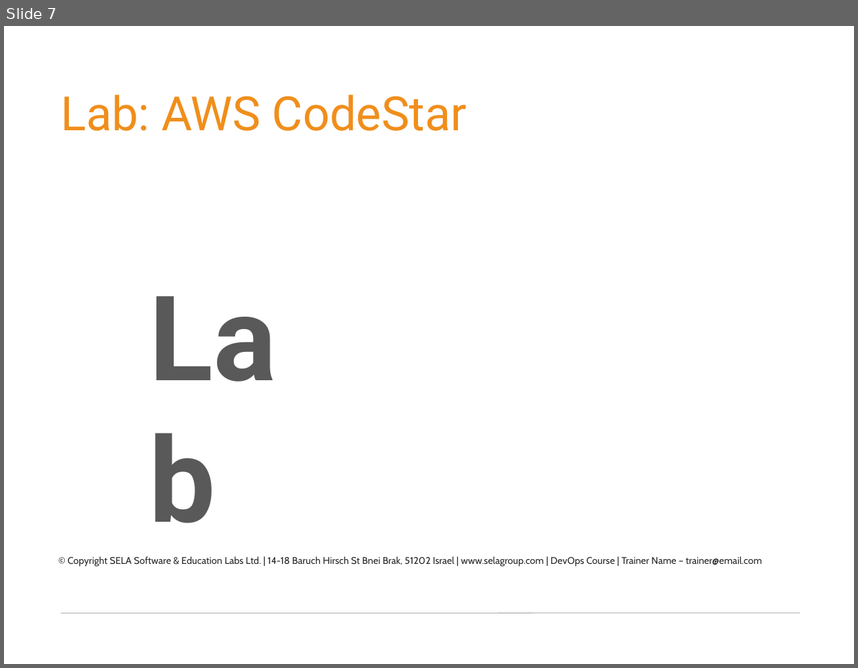
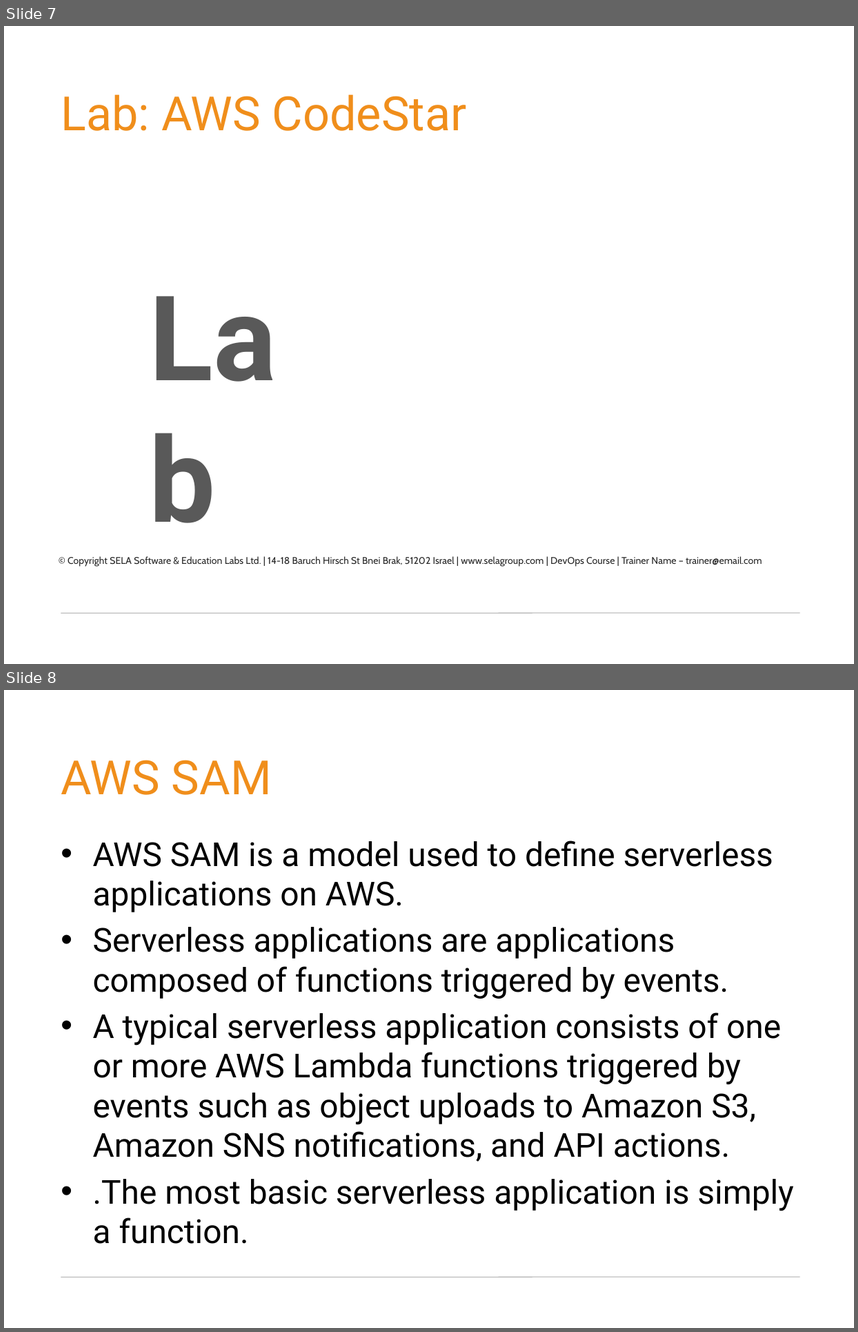
Before and after one commit to germanilia/AWS-MicroServices-Lmabda, a slide deck: Module 04 Building a CI:CD pipeline for serverless applications within AWS (Lambda).pptx. Shown one above the other, each under a label of ours: slide 7 before the commit, slides 7 and 8 after it. The pictures are 858x668 and 858x1332 pixels, drawn with LibreOffice and Linux fonts; fonts in the diff are those of the drawing; background and template pictures are left out. Boxes give left, top, right and bottom in pixels: in the first picture for what was removed or moved away, otherwise in the second. Text is boxed around its words. In the diff, an @@ line names an element or a change of style, - is before the commit and + after.

```diff
--- a/Module 04 Building a CI:CD pipeline for serverless applications within AWS (Lambda).pptx
+++ b/Module 04 Building a CI:CD pipeline for serverless applications within AWS (Lambda).pptx
@@ slide 8 added at (4,690,854,1328), background picture (left out); not listed: 1 template element that a slide beside it also shows @@
@@ title added at (61,760,272,795), 40 pt, text #F08E1B @@
+AWS SAM
@@ text added at (93,840,793,1243), 28 pt, text #000000 @@
+• AWS SAM is a model used to define serverless applications on AWS.
+• Serverless applications are applications composed of functions triggered by events.
+• A typical serverless application consists of one or more AWS Lambda functions triggered by events such as object uploads to Amazon S3, Amazon SNS notifications, and API actions.
+• .The most basic serverless application is simply a function.
```
Also in this commit, not shown: 14 other slides added, 19 other files.
